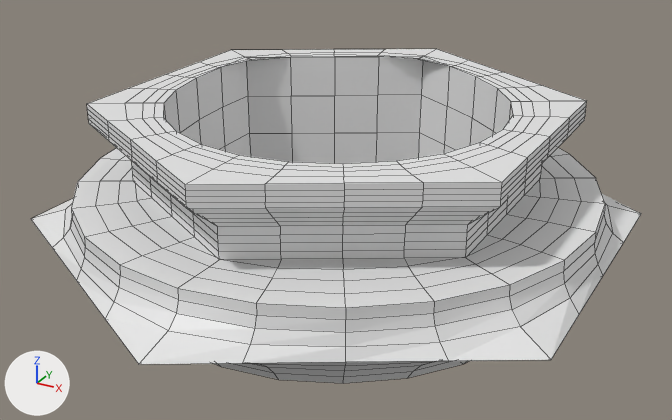
An edit to the Blender file body-for-r5-chassis/shark/blender-models/sonar_socket.blend, drawn before and after from the same camera.
One viewpoint serves both versions: a camera (50 mm lens) standing at (20.7, -37.8, 22.2) and looking at (0.2, -0.5, 3.6). The axes (+X, +Y, +Z) are drawn at lower left. The lights are the same throughout. Mesh edges are drawn as thin lines.

The first picture shows 'sonar_socket'.
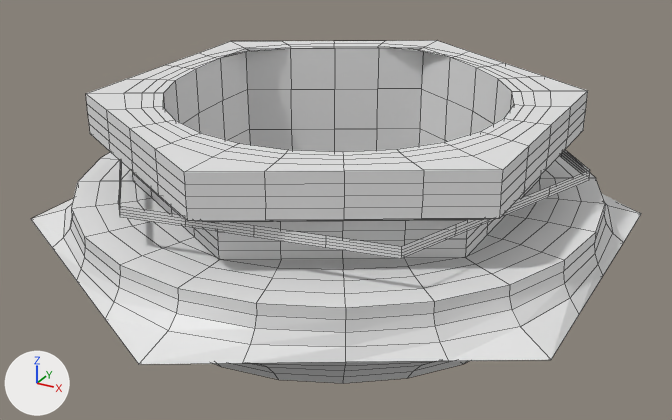
Commit message: strengthening socket for sonar

Boxes (x1, y1, x2, y2) around the edits, measured in the pictures (672 x 420 px; the box of a moved part takes in the faces that stretch with it):
'sonar_socket', reshaped: before (31, 49, 641, 383); after (31, 40, 641, 383)
'hole_test', added: after (119, 150, 590, 259)
part 1 of me_sonar_socket, moved or reshaped: before (87, 101, 587, 209); after (86, 91, 588, 221)
part 2 of me_sonar_socket, moved or reshaped: before (132, 162, 542, 260); after (133, 172, 541, 260)
part 3 of me_sonar_socket, moved or reshaped: before (87, 49, 586, 185); after (86, 40, 587, 172)

Edits to the bpy script that builds the scene:
```text
Change me_sonar_socket:
    where me_sonar_socket.from_pydata(...)  # 54 vertices, 54 faces; spans x -13.4..13.4, y -15.5..15.5, z 0.0..9.0
    used by ob_sonar_socket; location = (0.0, 0.0, 0.0)
    me_sonar_socket part 1: all 6 vertices in x -10.4..10.4, y -12.0..12.0, z 8.0 are moved by (0.0, 0.0, -0.5)
    me_sonar_socket part 2: all 6 vertices in x -8.8..8.8, y -10.1..10.1, z 6.5 are moved by (0.0, 0.0, 0.2)
    me_sonar_socket part 3: all 12 vertices in x -10.4..10.4, y -12.0..12.0, z 9.0 are moved by (0.0, 0.0, 0.5)
Add me_hole_test:
    me_hole_test.from_pydata([(11.8, 2.1, 6.5), (7.7, -9.2, 6.5), (-4.1, -11.3, 6.5), (-11.8, -2.1, 6.5), (-7.7, 9.2, 6.5), (4.1, 11.3, 6.5), (11.8, 2.1, 7.0), (7.7, -9.2, 7.0), (-4.1, -11.3, 7.0), (-11.8, -2.1, 7.0), (-7.7, 9.2, 7.0), (4.1, 11.3, 7.0)], [], [(10, 9, 3, 4), (9, 8, 2, 3), (5, 0, 6, 11), (8, 7, 1, 2), (11, 10, 4, 5), (7, 6, 0, 1)])
Add ob_hole_test:
    ob_hole_test = bpy.data.objects.new('hole_test', me_hole_test)
    ob_hole_test.location = (0.0, 0.0, 0.0)
    _m = ob_hole_test.modifiers.new('Subsurf', 'SUBSURF')
    _m.levels = 4
    _m.render_levels = 4
```
